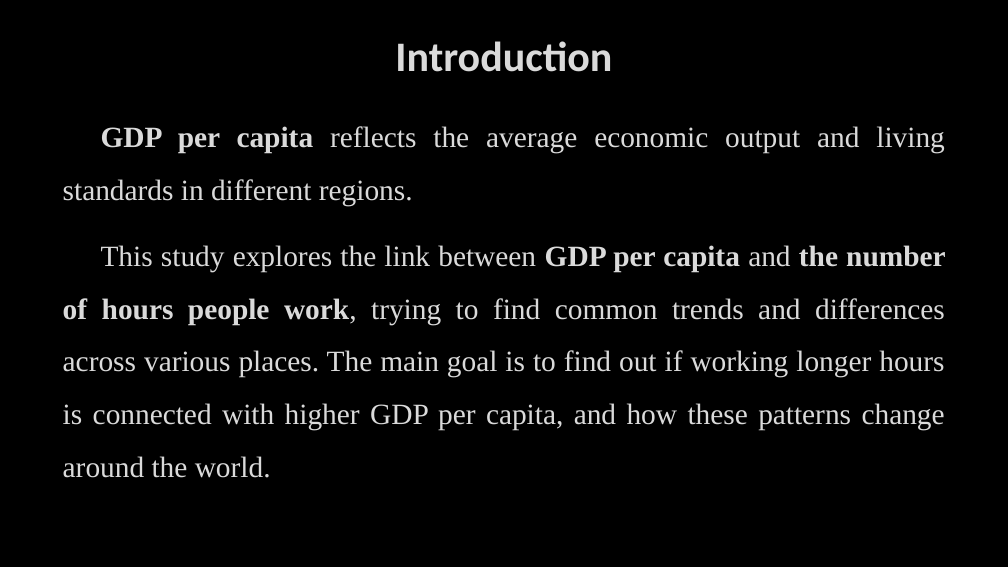
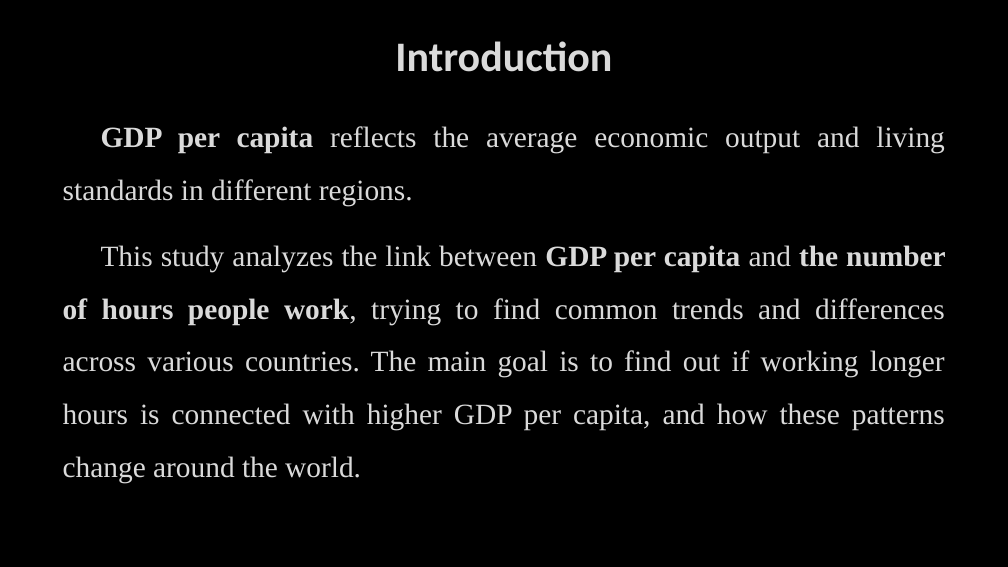
Before and after one commit to VUDataSci/data-presentation-kuangxh9, a slide deck: slide 2 of EDA_presentation.pptx. Drawn at 1008x567 pixels with LibreOffice and Linux fonts; fonts in the diff are those of the drawing; background and template pictures are left out. Boxes give left, top, right and bottom in pixels: in the first picture for what was removed or moved away, otherwise in the second. Text is boxed around its words. In the diff, an @@ line names an element or a change of style, - is before the commit and + after.

```diff
--- a/EDA_presentation.pptx
+++ b/EDA_presentation.pptx
@@ text at <box>63,245,946,484</box>: text changed @@
-This study explores the link between GDP per capita and the number of hours people work, trying to find common trends and differences across various places. The main goal is to find out if working longer hours is connected with higher GDP per capita, and how these patterns change around the world.
+This study analyzes the link between GDP per capita and the number of hours people work, trying to find common trends and differences across various countries. The main goal is to find out if working longer hours is connected with higher GDP per capita, and how these patterns change around the world.
```
Also in this commit, not shown: 4 other slides changed, 2 slides added, 6 other files.
